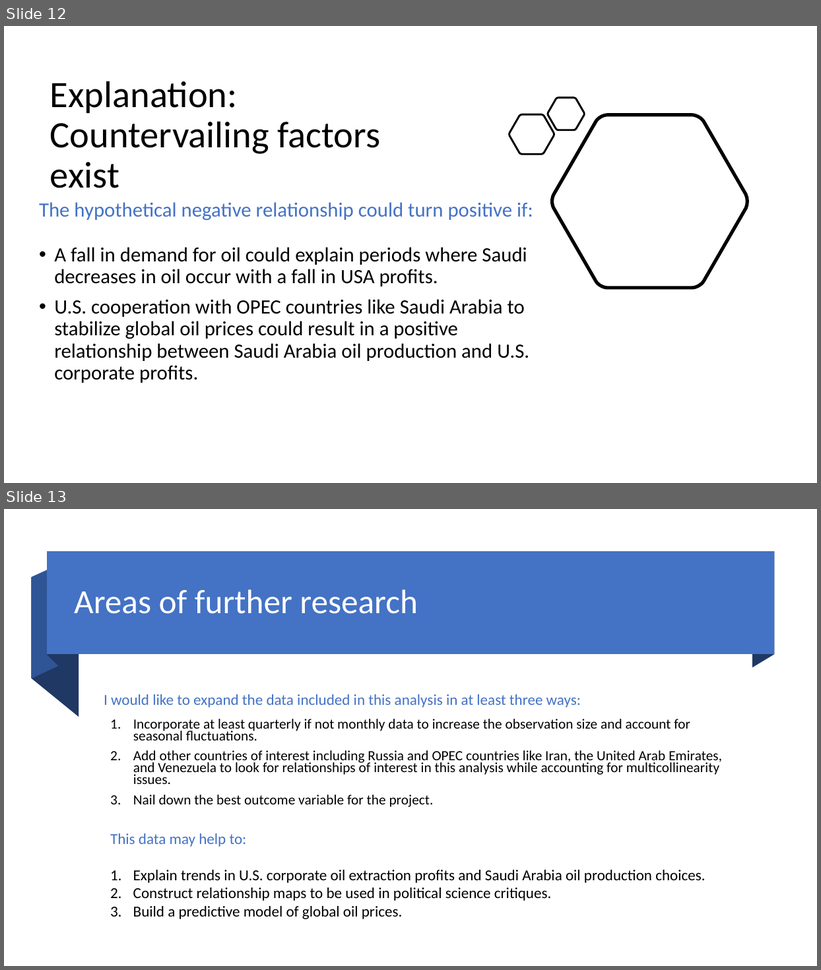
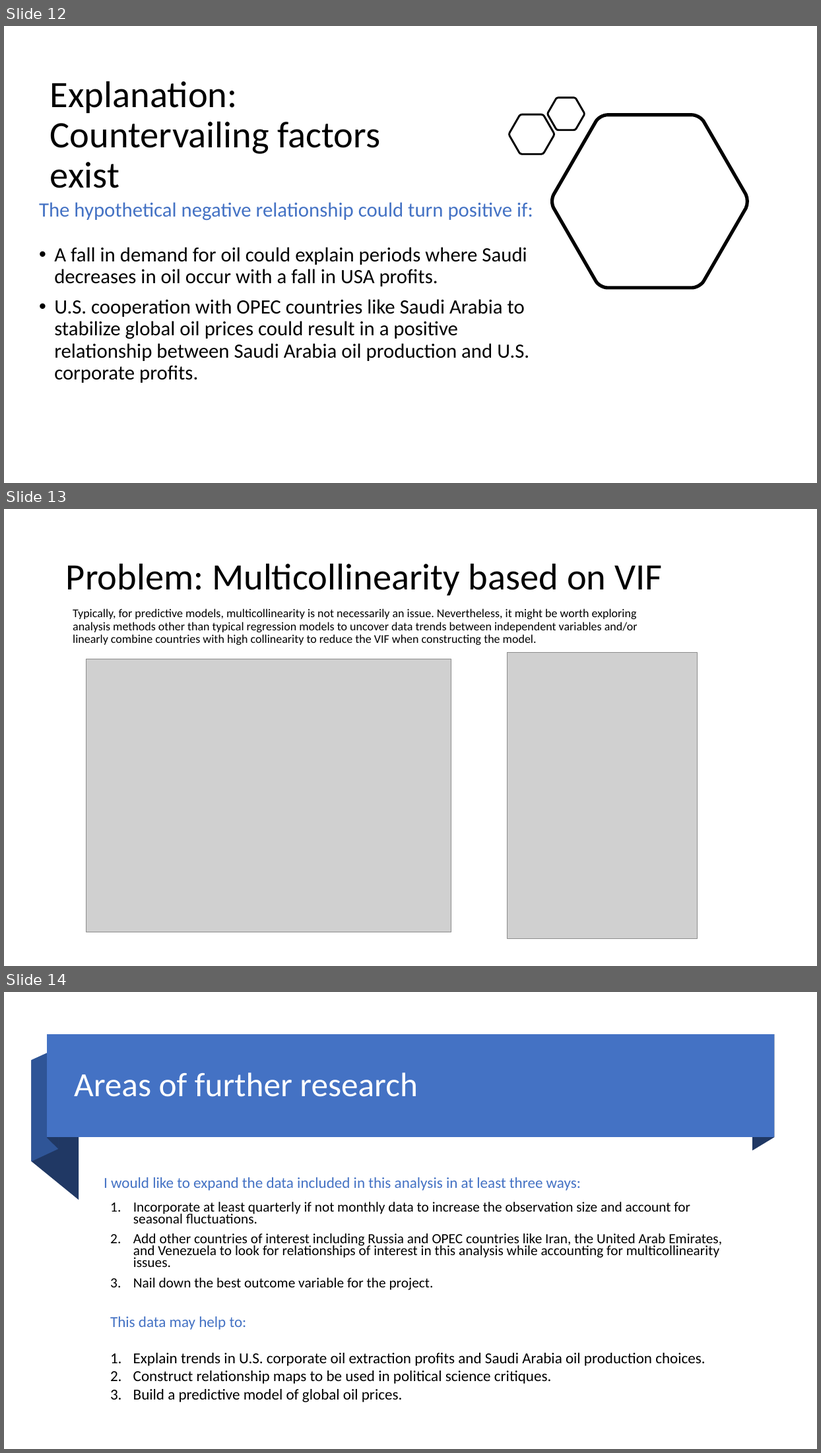
Before and after one commit to dray89/datascience_project, a slide deck: debraray_bootcampProjectProposal.pptx. Shown one above the other, each under a label of ours: slides 12 and 13 before the commit, slides 12, 13 and 14 after it. The pictures are 821x970 and 821x1453 pixels, drawn with LibreOffice and Linux fonts; fonts in the diff are those of the drawing; grey boxes stand for pictures. Boxes give left, top, right and bottom in pixels: in the first picture for what was removed or moved away, otherwise in the second. Text is boxed around its words. In the diff, an @@ line names an element or a change of style, - is before the commit and + after.

```diff
--- a/debraray_bootcampProjectProposal.pptx
+++ b/debraray_bootcampProjectProposal.pptx
@@ slide 13 added at [4, 509, 817, 966], background #FFFFFF @@
@@ title added at [66, 563, 662, 595], 44 pt, text #000000 @@
+Problem: Multicollinearity based on VIF
@@ text added at [73, 609, 638, 645], 14 pt, text #000000 @@
+Typically, for predictive models, multicollinearity is not necessarily an issue. Nevertheless, it might be worth exploring analysis methods other than typical regression models to uncover data trends between independent variables and/or linearly combine countries with high collinearity to reduce the VIF when constructing the model.
@@ picture added at [86, 659, 451, 932] @@
@@ picture added at [507, 652, 697, 939] @@
@@ what was slide 13 is now slide 14 @@
```
